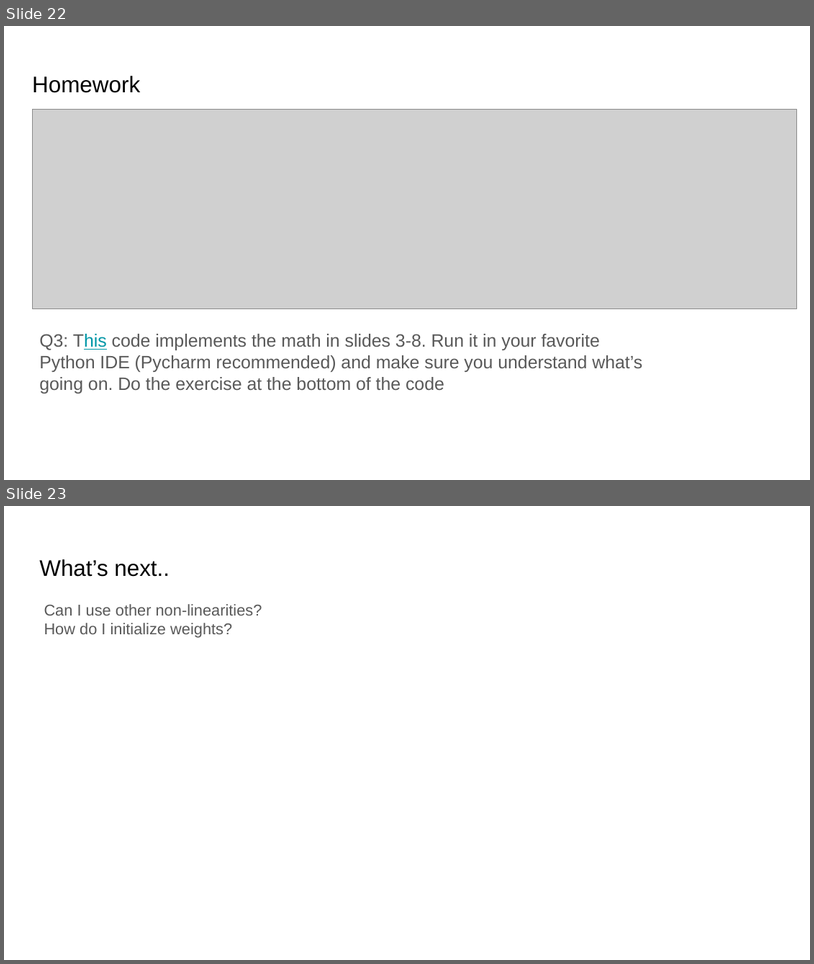
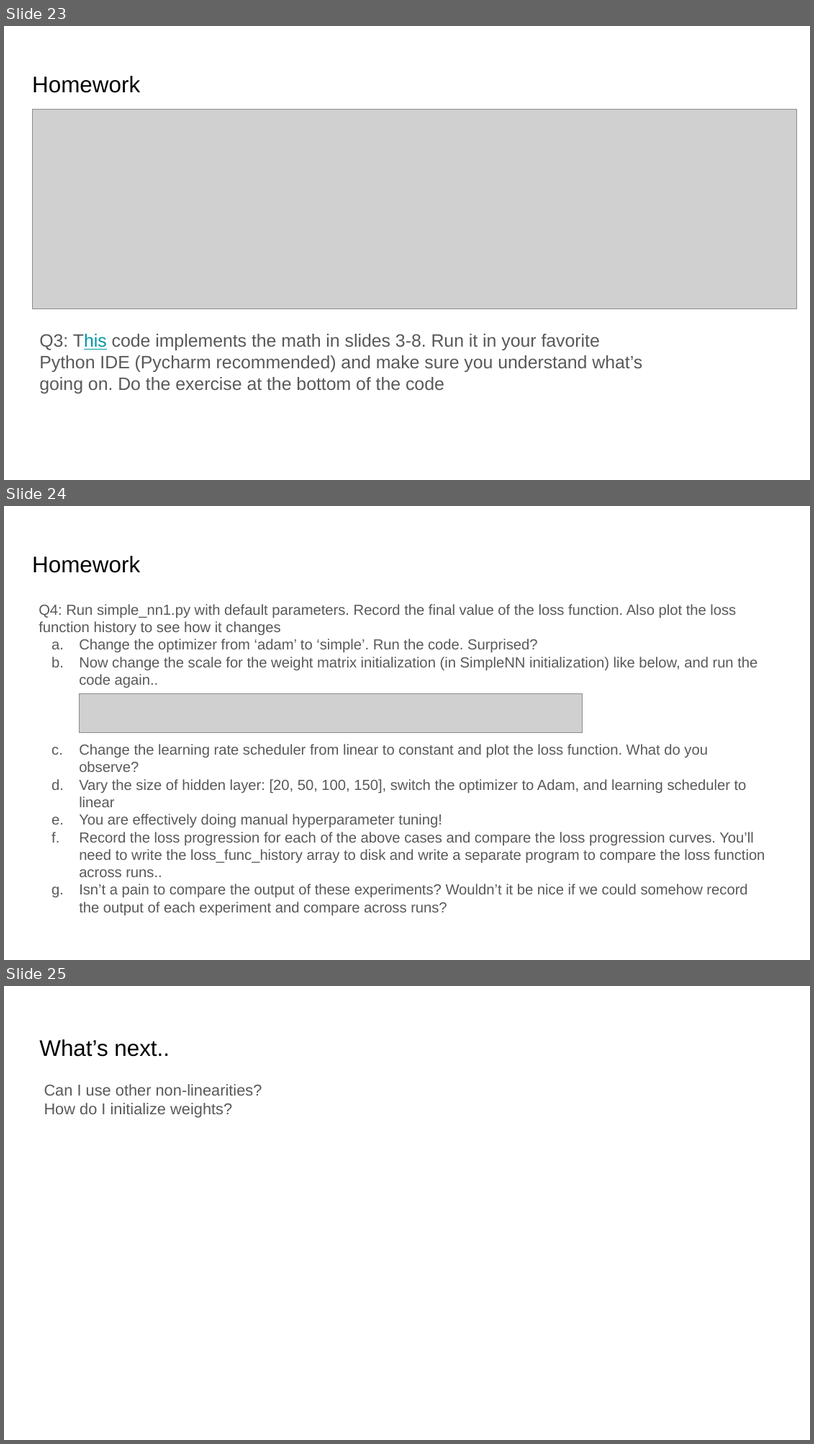
Before and after one commit to ankur6ue/deep-learning-course, a slide deck: class_2/deep_learning_course_class_2.pptx. Shown one above the other, each under a label of ours: slides 22 and 23 before the commit, slides 23, 24 and 25 after it. The pictures are 814x964 and 814x1444 pixels, drawn with LibreOffice and Linux fonts; fonts in the diff are those of the drawing; grey boxes stand for pictures. Boxes give left, top, right and bottom in pixels: in the first picture for what was removed or moved away, otherwise in the second. Text is boxed around its words. In the diff, an @@ line names an element or a change of style, - is before the commit and + after.

Commit message:
Updated optimizer initialization simple_nn1_mod.py

```diff
--- a/class_2/deep_learning_course_class_2.pptx
+++ b/class_2/deep_learning_course_class_2.pptx
@@ slide 24 added at (4,506,810,960), background #FFFFFF @@
@@ title added at (32,556,140,573), 20.2 pt, text #000000 @@
+Homework
@@ text added at (39,604,766,915), 13 pt, text #595959 @@
+Q4: Run simple_nn1.py with default parameters. Record the final value of the loss function. Also plot the loss function history to see how it changes
+a. Change the optimizer from ‘adam’ to ‘simple’. Run the code. Surprised?
+b. Now change the scale for the weight matrix initialization (in SimpleNN initialization) like below, and run the code again..
+c. Change the learning rate scheduler from linear to constant and plot the loss function. What do you observe?
+d. Vary the size of hidden layer: [20, 50, 100, 150], switch the optimizer to Adam, and learning scheduler to linear
+e. You are effectively doing manual hyperparameter tuning!
+f. Record the loss progression for each of the above cases and compare the loss progression curves. You’ll need to write the loss_func_history array to disk and write a separate program to compare the loss function across runs..
+g. Isn’t a pain to compare the output of these experiments? Wouldn’t it be nice if we could somehow record the output of each experiment and compare across runs?
@@ picture added at (80,693,583,733) @@
@@ what was slide 22 is now slide 23 @@
@@ what was slide 23 is now slide 25 @@
```
Also in this commit, not shown: 4 slides changed, 2 other slides added, 1 slide removed, 8 other files.
